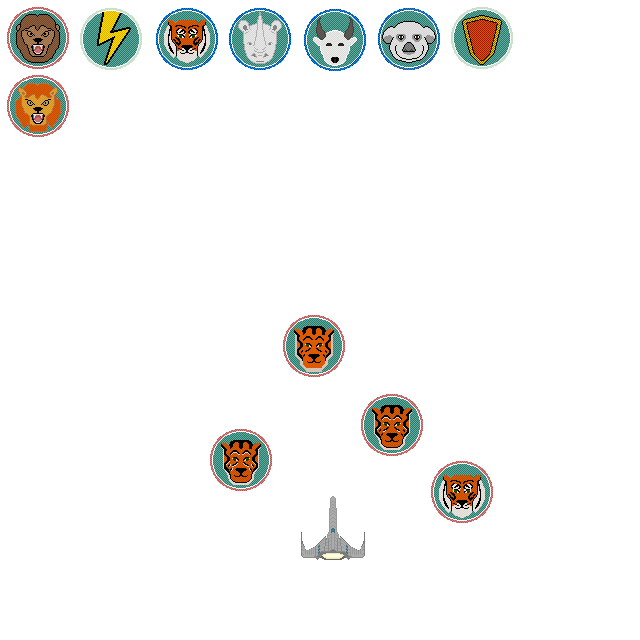
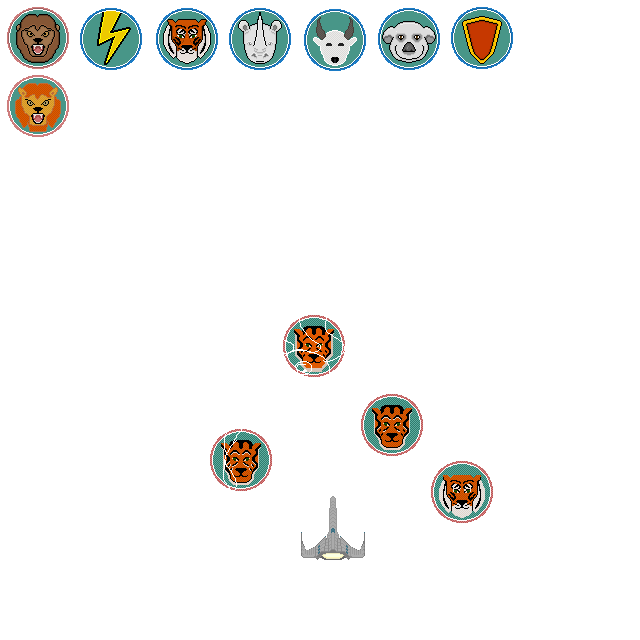
Comparing the layer stacks of the two w=640, h=640 images. Changes:
renamed "Layer 18" to "Layer 22", painted on it over [7, 7, 513, 490]
removed layer "Layer 17" over [479, 22, 485, 43]
removed layer "Layer 16" over [463, 16, 501, 64]
removed layer "Layer 15" over [462, 15, 502, 65]
removed layer "Layer 14" over [7, 7, 513, 490]
